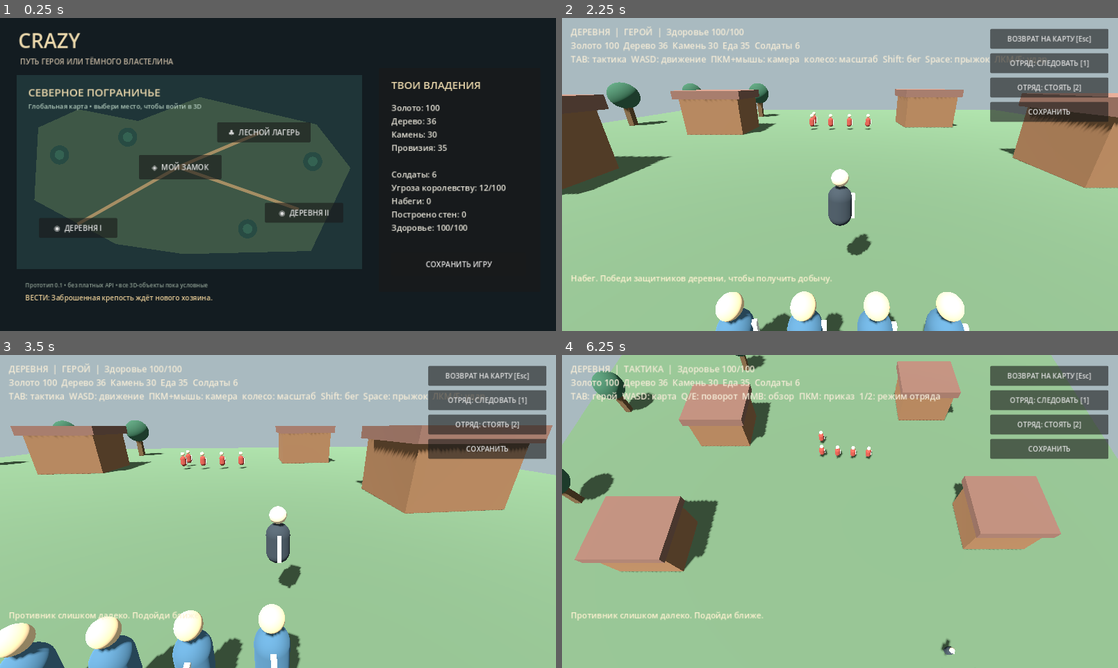
Above: before the commit, frames 1-4 (two rows, left to right).
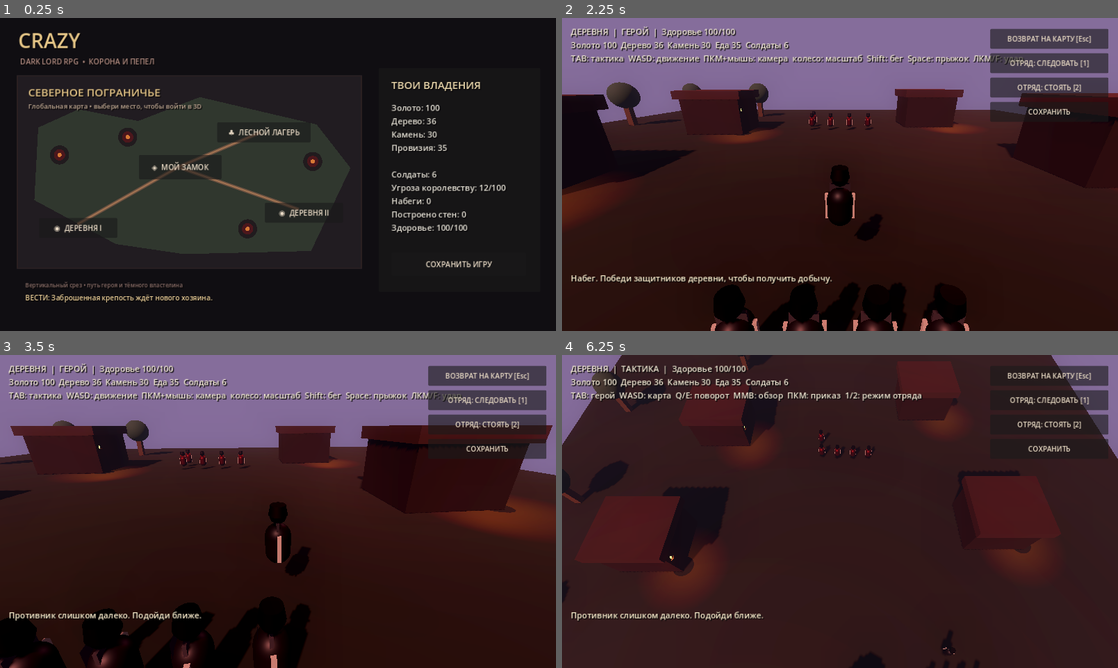
Above: after the commit, the same moments.

Repository: ThrandenSeverest/Crazy
Game: Godot game, scene res://scenes/world_map.tscn
Same seed, same stepped clock (60 frames per second), same inputs: the game is played once before the commit and once after it.
Inputs (mouse positions are in pixels of both pictures, inside the frame that each line leads up to):
- Up to frame 1 (0.25 s): no input
- Up to frame 2 (2.25 s): click "◈ МОЙ ЗАМОК" at 0.5 s; click "ВОЗВРАТ НА КАРТУ [Esc]" at 1.25 s; click "◉ ДЕРЕВНЯ I" at 2 s
- Up to frame 3 (3.5 s): tap Enter at 2.75 s; move the mouse to (400, 495) at 2.77 s; hold D from 2.78 s (still down); hold Shift from 2.78 s (still down); click (400, 495) at 2.92 s; tap Space at 3.02 s
- Up to frame 4 (6.25 s): move the mouse to (728, 527) at 3.52 s; release D at 3.53 s; release Shift at 3.53 s; hold S 3.53-4.28 s; tap E at 3.6 s; tap Space at 3.77, 5.27, 6.02 s; move the mouse to (895, 442) at 4.27 s; hold D 4.28-5.03 s; hold Q 4.28-5.03 s; move the mouse to (812, 574) at 5.02 s; hold W 5.03-5.78 s; tap Tab at 5.1 s; click (812, 574) at 5.17 s; move the mouse to (1006, 558) at 5.77 s; hold A from 5.78 s (still down); tap F at 5.85 s

The runs differ from the first frame. In frame 1, 35% of the frame differs, in the area x 3-83%, y 4-91%; in frame 2, 99%; in frame 3, 99%; in frame 4, 100%, in the area x 0-100%, y 0-100%.

Commit message:
feat: add dark fortress visual direction

Diff:
--- a/project.godot
+++ b/project.godot
@@ -4,7 +4,7 @@
 
 config/name="Crazy: Dark Lord RPG"
 run/main_scene="res://scenes/world_map.tscn"
-config/features=PackedStringArray("4.3", "GL Compatibility")
+config/features=PackedStringArray("4.3", "Forward Plus")
 
 [autoload]
 
@@ -18,6 +18,7 @@
 
 [rendering]
 
-renderer/rendering_method="gl_compatibility"
-renderer/rendering_method.mobile="gl_compatibility"
+# Forward+ is the desktop default. The target RTX 5070 can use its shadows,
+# screen-space ambient occlusion and glow; Godot still offers its normal
+# compatibility fallback if the game is launched with that renderer.
 textures/default_filters/use_nearest_mipmap_filter=false
--- a/scripts/location.gd
+++ b/scripts/location.gd
@@ -3,12 +3,14 @@
 const CameraRig = preload("res://scripts/camera_rig.gd")
 ## Playable primitive 3D location: player mode, tactical mode, combat, walls.
 
-const DARK_STONE := Color("#636b69")
-const PALE_STONE := Color("#929a91")
-const WOOD := Color("#76553c")
-const GRASS := Color("#536b51")
-const ENEMY_COLOR := Color("#923e36")
-const ALLY_COLOR := Color("#3d617c")
+const DARK_STONE := Color("#242126")
+const PALE_STONE := Color("#4a4647")
+const WOOD := Color("#251b19")
+const GRASS := Color("#202923")
+const ENEMY_COLOR := Color("#6f151d")
+const ALLY_COLOR := Color("#3d414a")
+const EMBER := Color("#ff6a24")
+const BLOOD_RED := Color("#61131a")
 
 var player: CharacterBody3D
 var third_camera: Camera3D
@@ -32,6 +34,7 @@
 var hud: Label
 var info: Label
 var actions: VBoxContainer
+var title_plate: Panel
 
 func _ready() -> void:
 	_setup_world()
@@ -62,20 +65,42 @@
 func _setup_world() -> void:
 	var env := Environment.new()
 	env.background_mode = Environment.BG_COLOR
-	env.background_color = Color("#a9bac0")
+	env.background_color = Color("#17131b")
 	env.ambient_light_source = Environment.AMBIENT_SOURCE_COLOR
-	env.ambient_light_color = Color("#d8e3db")
-	env.ambient_light_energy = 0.65
+	env.ambient_light_color = Color("#5c4c58")
+	env.ambient_light_energy = 0.38
+	env.tonemap_mode = Environment.TONE_MAPPER_FILMIC
+	env.tonemap_exposure = 0.9
+	env.glow_enabled = true
+	env.glow_intensity = 0.8
+	env.glow_strength = 0.72
+	env.glow_bloom = 0.18
+	env.ssao_enabled = true
+	env.ssao_radius = 1.8
+	env.ssao_intensity = 2.2
+	env.fog_enabled = true
+	env.fog_light_color = Color("#332b38")
+	env.fog_light_energy = 0.65
+	env.fog_density = 0.008
+	env.fog_sky_affect = 0.65
 	var world := WorldEnvironment.new()
 	world.environment = env
 	add_child(world)
 
 	var sun := DirectionalLight3D.new()
-	sun.rotation_degrees = Vector3(-58, -28, 0)
-	sun.light_energy = 1.4
+	sun.rotation_degrees = Vector3(-42, -28, 0)
+	sun.light_color = Color("#d77b66")
+	sun.light_energy = 1.05
 	sun.shadow_enabled = true
+	sun.directional_shadow_max_distance = 110.0
 	add_child(sun)
 	_solid_box(Vector3(0, -0.7, 0), Vector3(90, 1.4, 90), GRASS)
+	# A broad, low red sky light keeps silhouettes legible without making the world cheerful.
+	var dusk := DirectionalLight3D.new()
+	dusk.rotation_degrees = Vector3(-26, 152, 0)
+	dusk.light_color = Color("#6a2930")
+	dusk.light_energy = 0.35
+	add_child(dusk)
 
 func _setup_player() -> void:
 	player = CharacterBody3D.new()
@@ -113,8 +138,11 @@
 	hud = Label.new()
 	hud.position = Vector2(20, 18)
 	hud.size = Vector2(760, 110)
-	hud.add_theme_font_size_override("font_size", 20)
+	hud.add_theme_font_size_override("font_size", 19)
 	hud.add_theme_color_override("font_color", Color("#f4ebd6"))
+	hud.add_theme_color_override("font_shadow_color", Color("#080607"))
+	hud.add_theme_constant_override("shadow_offset_x", 2)
+	hud.add_theme_constant_override("shadow_offset_y", 2)
 	hud.mouse_filter = Control.MOUSE_FILTER_IGNORE
 	root.add_child(hud)
 
@@ -124,6 +152,9 @@
 	info.autowrap_mode = TextServer.AUTOWRAP_WORD_SMART
 	info.add_theme_font_size_override("font_size", 19)
 	info.add_theme_color_override("font_color", Color("#fff2d1"))
+	info.add_theme_color_override("font_shadow_color", Color("#080607"))
+	info.add_theme_constant_override("shadow_offset_x", 2)
+	info.add_theme_constant_override("shadow_offset_y", 2)
 	info.mouse_filter = Control.MOUSE_FILTER_IGNORE
 	root.add_child(info)
 
@@ -148,6 +179,9 @@
 	button.text = txt
 	button.custom_minimum_size = Vector2(267, 46)
 	button.add_theme_font_size_override("font_size", 16)
+	button.add_theme_color_override("font_color", Color("#eadcc5"))
+	button.add_theme_color_override("font_hover_color", Color("#ffffff"))
+	button.add_theme_color_override("font_pressed_color", Color("#ffbb75"))
 	button.focus_mode = Control.FOCUS_NONE
 	button.pressed.connect(callback)
 	actions.add_child(button)
@@ -175,7 +209,22 @@
 func _material(tint: Color) -> StandardMaterial3D:
 	var material := StandardMaterial3D.new()
 	material.albedo_color = tint
-	material.roughness = 0.92
+	material.roughness = 0.84
+	material.metallic = 0.08 if tint.get_luminance() < 0.20 else 0.0
+	material.metallic_specular = 0.45
+	return material
+
+func _metal_material(tint: Color = Color("#24252a")) -> StandardMaterial3D:
+	var material := _material(tint)
+	material.metallic = 0.85
+	material.roughness = 0.48
+	return material
+
+func _ember_material() -> StandardMaterial3D:
+	var material := _material(EMBER)
+	material.emission_enabled = true
+	material.emission = EMBER
+	material.emission_energy_multiplier = 4.0
 	return material
 
 func _visual_box(parent: Node3D, pos: Vector3, dims: Vector3, tint: Color) -> void:
@@ -189,11 +238,11 @@
 
 func _character_mesh(parent: Node3D, tunic: Color, face: Color) -> void:
 	var torso := CapsuleMesh.new()
-	torso.radius = 0.40
+	torso.radius = 0.43
 	torso.height = 1.42
 	var torso_mesh := MeshInstance3D.new()
 	torso_mesh.mesh = torso
-	torso_mesh.material_override = _material(tunic)
+	torso_mesh.material_override = _metal_material(tunic)
 	torso_mesh.position.y = 0.18
 	parent.add_child(torso_mesh)
 	var head := SphereMesh.new()
@@ -201,17 +250,30 @@
 	head.height = 0.56
 	var head_mesh := MeshInstance3D.new()
 	head_mesh.mesh = head
-	head_mesh.material_override = _material(face)
+	head_mesh.material_override = _metal_material(Color("#17171b"))
 	head_mesh.position.y = 1.18
 	parent.add_child(head_mesh)
-	_visual_box(parent, Vector3(0.43, 0.18, 0), Vector3(0.12, 0.9, 0.12), Color("#c3c6c4"))
+	_visual_box(parent, Vector3(0.43, 0.18, 0), Vector3(0.12, 0.9, 0.12), Color("#b9b5b0"))
+	_visual_box(parent, Vector3(-0.43, 0.18, 0), Vector3(0.12, 0.9, 0.12), Color("#b9b5b0"))
+	_visual_box(parent, Vector3(0, 0.76, 0.03), Vector3(0.66, 0.48, 0.08), tunic)
+	# Narrow black helmet and a ragged red mantle make a readable silhouette at game distance.
+	var helm := CylinderMesh.new()
+	helm.top_radius = 0.25
+	helm.bottom_radius = 0.31
+	helm.height = 0.34
+	var helm_mesh := MeshInstance3D.new()
+	helm_mesh.mesh = helm
+	helm_mesh.position.y = 1.36
+	helm_mesh.material_override = _metal_material()
+	parent.add_child(helm_mesh)
+	_banner(parent, Vector3(0, 0.45, 0.31), Vector2(0.55, 1.15), tunic, PI)
 
 func _create_castle() -> void:
 	_solid_box(Vector3(-15, 5, -18), Vector3(12, 10, 12), DARK_STONE)
 	_solid_box(Vector3(-15, 11, -18), Vector3(13, 2, 13), PALE_STONE)
 	for xx in [-29.0, 29.0]:
 		for zz in [-29.0, 29.0]:
-			_solid_box(Vector3(xx, 5, zz), Vector3(5, 10, 5), DARK_STONE)
+			_tower(Vector3(xx, 0, zz), 5.3, 11.0)
 	for xx in [-19.0, 19.0]:
 		_solid_box(Vector3(xx, 2.0, -29), Vector3(16, 4, 1.3), PALE_STONE)
 	_solid_box(Vector3(0, 2.0, -29), Vector3(8, 4, 1.2), WOOD)
@@ -219,11 +281,21 @@
 	_solid_box(Vector3(-29, 2, 0), Vector3(1.6, 4, 35), PALE_STONE)
 	_solid_box(Vector3(0, 0.3, 8), Vector3(8, 0.6, 5), Color("#867c6c"))
 	_solid_box(Vector3(12, 2.2, -13), Vector3(8, 4.4, 8), WOOD)
+	for x in [-22.0, -11.0, 11.0, 22.0]:
+		_brazier(Vector3(x, 4.2, -28.0))
+		_banner(self, Vector3(x, 7.6, -28.65), Vector2(1.5, 4.4), BLOOD_RED)
+	for x in [-17.0, 17.0]:
+		_brazier(Vector3(x, 4.2, 25.0))
+	_banner(self, Vector3(0, 10.0, -24.0), Vector2(3.0, 7.2), BLOOD_RED)
+	for n in range(9):
+		var x := -24.0 + n * 6.0
+		_solid_box(Vector3(x, 4.6, -29.0), Vector3(1.8, 1.5, 1.4), PALE_STONE)
 
 func _create_village() -> void:
 	for pos in [Vector3(-18, 2.5, -12), Vector3(15, 2.5, -18), Vector3(-23, 2.5, 9), Vector3(21, 2.5, 6)]:
 		_solid_box(pos, Vector3(8, 5, 7), WOOD)
-		_solid_box(pos + Vector3(0, 2.9, 0), Vector3(9.0, 1.1, 8.0), Color("#6c4e45"))
+		_solid_box(pos + Vector3(0, 2.9, 0), Vector3(9.0, 1.1, 8.0), Color("#3d2928"))
+		_brazier(pos + Vector3(3.8, 0, 2.8))
 	for n in range(14):
 		var x := -37.0 + float((n * 19) % 76)
 		var z := -36.0 + float((n * 23) % 73)
@@ -236,7 +308,8 @@
 		var z := -38.0 + float((n * 29) % 76)
 		if absf(x) > 6.0 or absf(z) > 6.0:
 			_tree(Vector3(x, 0, z))
-	_solid_box(Vector3(0, 0.3, -2), Vector3(2, 0.6, 2), Color("#b56d3d"))
+	_solid_box(Vector3(0, 0.3, -2), Vector3(2, 0.6, 2), Color("#4c2920"))
+	_brazier(Vector3(0, 0.35, -2))
 	_solid_box(Vector3(5, 1, 5), Vector3(5, 2, 3), WOOD)
 
 func _tree(at: Vector3) -> void:
@@ -249,6 +322,50 @@
 	crown.material_override = _material(Color("#2f5441"))
 	crown.position = at + Vector3(0, 5, 0)
 	add_child(crown)
+
+func _tower(at: Vector3, width: float, height: float) -> void:
+	_solid_box(at + Vector3(0, height * 0.5, 0), Vector3(width, height, width), DARK_STONE)
+	_solid_box(at + Vector3(0, height + 0.45, 0), Vector3(width + 0.5, 0.9, width + 0.5), PALE_STONE)
+	for dx in [-1.7, 0.0, 1.7]:
+		for dz in [-1.7, 1.7]:
+			_solid_box(at + Vector3(dx, height + 1.3, dz), Vector3(0.75, 1.2, 0.75), PALE_STONE)
+	_brazier(at + Vector3(0, height + 2.0, 0))
+
+func _banner(parent: Node3D, pos: Vector3, size: Vector2, tint: Color, yaw: float = 0.0) -> void:
+	var banner := MeshInstance3D.new()
+	var plane := PlaneMesh.new()
+	plane.size = size
+	banner.mesh = plane
+	banner.position = pos
+	banner.rotation = Vector3(PI * 0.5, yaw, 0)
+	banner.material_override = _material(tint)
+	parent.add_child(banner)
+
+func _brazier(at: Vector3) -> void:
+	var bowl := MeshInstance3D.new()
+	var bowl_mesh := CylinderMesh.new()
+	bowl_mesh.top_radius = 0.42
+	bowl_mesh.bottom_radius = 0.25
+	bowl_mesh.height = 0.3
+	bowl.mesh = bowl_mesh
+	bowl.position = at + Vector3(0, 0.48, 0)
+	bowl.material_override = _metal_material()
+	add_child(bowl)
+	var flame := MeshInstance3D.new()
+	var flame_mesh := SphereMesh.new()
+	flame_mesh.radius = 0.25
+	flame_mesh.height = 0.75
+	flame.mesh = flame_mesh
+	flame.position = at + Vector3(0, 0.86, 0)
+	flame.material_override = _ember_material()
+	add_child(flame)
+	var fire_light := OmniLight3D.new()
+	fire_light.position = at + Vector3(0, 1.15, 0)
+	fire_light.light_color = Color("#ff7b32")
+	fire_light.light_energy = 3.2
+	fire_light.omni_range = 8.0
+	fire_light.shadow_enabled = true
+	add_child(fire_light)
 
 func _spawn_wall(x: float, z: float, yaw: float) -> void:
 	_solid_box(Vector3(x, 1.65, z), Vector3(5.5, 3.3, 1.1), PALE_STONE, yaw)
--- a/scripts/world_map.gd
+++ b/scripts/world_map.gd
@@ -6,10 +6,10 @@
 
 func _ready() -> void:
 	Game.changed.connect(_refresh)
-	_make_label("CRAZY", Vector2(42, 20), Vector2(450, 70), 46, Color("#ead7ab"))
-	_make_label("ПУТЬ ГЕРОЯ ИЛИ ТЁМНОГО ВЛАСТЕЛИНА", Vector2(46, 88), Vector2(700, 30), 17, Color("#c4b6a0"))
-	_make_label("СЕВЕРНОЕ ПОГРАНИЧЬЕ", Vector2(65, 152), Vector2(530, 38), 25, Color("#ead7ab"))
-	_make_label("Глобальная карта • выбери место, чтобы войти в 3D", Vector2(65, 192), Vector2(690, 25), 15, Color("#afc8ba"))
+	_make_label("CRAZY", Vector2(42, 20), Vector2(450, 70), 46, Color("#e5c586"))
+	_make_label("DARK LORD RPG  •  КОРОНА И ПЕПЕЛ", Vector2(46, 88), Vector2(700, 30), 17, Color("#b18b80"))
+	_make_label("СЕВЕРНОЕ ПОГРАНИЧЬЕ", Vector2(65, 152), Vector2(530, 38), 25, Color("#e5c586"))
+	_make_label("Глобальная карта • выбери место, чтобы войти в 3D", Vector2(65, 192), Vector2(690, 25), 15, Color("#c1a993"))
 
 	_make_button("◈  МОЙ ЗАМОК", Vector2(320, 315), Vector2(190, 56), func(): _open("castle"))
 	_make_button("◉  ДЕРЕВНЯ I", Vector2(90, 460), Vector2(180, 46), func(): _open("village", 1))
@@ -25,24 +25,27 @@
 	_make_button("СОХРАНИТЬ ИГРУ", Vector2(901, 540), Vector2(310, 53), func(): _save())
 
 	report_label = _make_label("", Vector2(58, 632), Vector2(1160, 76), 16, Color("#e8cc96"))
-	_make_label("Прототип 0.1 • без платных API • все 3D-объекты пока условные", Vector2(58, 605), Vector2(820, 23), 13, Color("#8c9d91"))
+	_make_label("Вертикальный срез • путь героя и тёмного властелина", Vector2(58, 605), Vector2(820, 23), 13, Color("#896d67"))
 	_refresh()
 
 func _draw() -> void:
-	draw_rect(Rect2(Vector2.ZERO, Vector2(1280, 720)), Color("#131c21"))
-	draw_rect(Rect2(38, 132, 796, 445), Color("#1f3538"))
+	draw_rect(Rect2(Vector2.ZERO, Vector2(1280, 720)), Color("#100e12"))
+	draw_rect(Rect2(38, 132, 796, 445), Color("#211c21"))
+	draw_rect(Rect2(40, 134, 792, 441), Color("#2b2021"), false, 2.0)
 	var land := PackedVector2Array([
 		Vector2(88, 252), Vector2(181, 210), Vector2(318, 237), Vector2(460, 182),
 		Vector2(729, 245), Vector2(807, 345), Vector2(716, 536),
 		Vector2(423, 543), Vector2(267, 520), Vector2(79, 419)
 	])
-	draw_colored_polygon(land, Color("#3e5746"))
+	draw_colored_polygon(land, Color("#30372e"))
 	var roads := [Vector2(410, 343), Vector2(179, 474), Vector2(410, 343), Vector2(687, 440), Vector2(410, 343), Vector2(600, 263)]
 	for n in range(0, roads.size(), 2):
-		draw_line(roads[n], roads[n + 1], Color("#a58e64"), 6.0, true)
+		draw_line(roads[n], roads[n + 1], Color("#6c5141"), 7.0, true)
+		draw_line(roads[n], roads[n + 1], Color("#a17351"), 2.0, true)
 	for p in [Vector2(137, 315), Vector2(294, 274), Vector2(570, 485), Vector2(720, 330)]:
-		draw_circle(p, 22, Color("#284b43"))
-		draw_circle(p, 11, Color("#346252"))
+		draw_circle(p, 22, Color("#211b1e"))
+		draw_circle(p, 13, Color("#4c171c"))
+		draw_circle(p, 5, Color("#d67835"))
 
 func _make_label(txt: String, pos: Vector2, dims: Vector2, font_size: int, tint: Color) -> Label:
 	var label := Label.new()
@@ -51,6 +54,9 @@
 	label.size = dims
 	label.autowrap_mode = TextServer.AUTOWRAP_WORD_SMART
 	label.add_theme_color_override("font_color", tint)
+	label.add_theme_color_override("font_shadow_color", Color("#080607"))
+	label.add_theme_constant_override("shadow_offset_x", 2)
+	label.add_theme_constant_override("shadow_offset_y", 2)
 	label.add_theme_font_size_override("font_size", font_size)
 	add_child(label)
 	return label
@@ -62,6 +68,9 @@
 	button.size = dims
 	button.focus_mode = Control.FOCUS_NONE
 	button.add_theme_font_size_override("font_size", 17)
+	button.add_theme_color_override("font_color", Color("#eadbc6"))
+	button.add_theme_color_override("font_hover_color", Color("#ffbb77"))
+	button.add_theme_color_override("font_pressed_color", Color("#ffffff"))
 	button.pressed.connect(callback)
 	add_child(button)
 	return button
